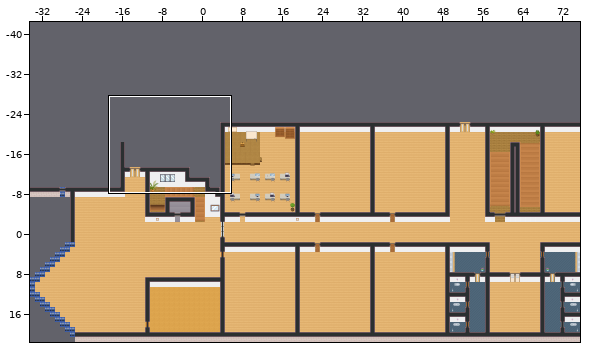
Tiled map, stored at Rohplan.tmx. Above, an overview of the earlier version with the close-up marked.
Close-up. Before the commit:
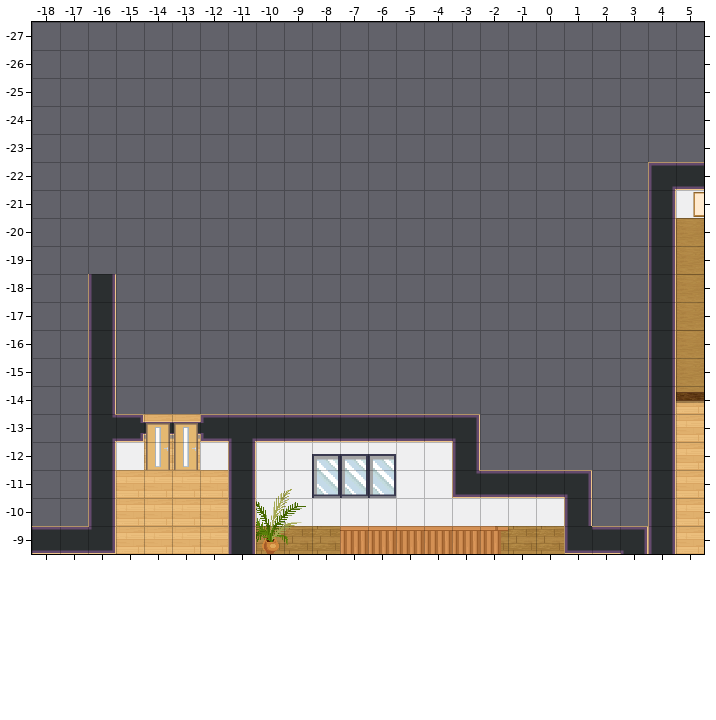
Cells are 32x32 px. Shown: x -18..5, y -27..-9. The commit also changed other parts of the map, which this record leaves out.
After:
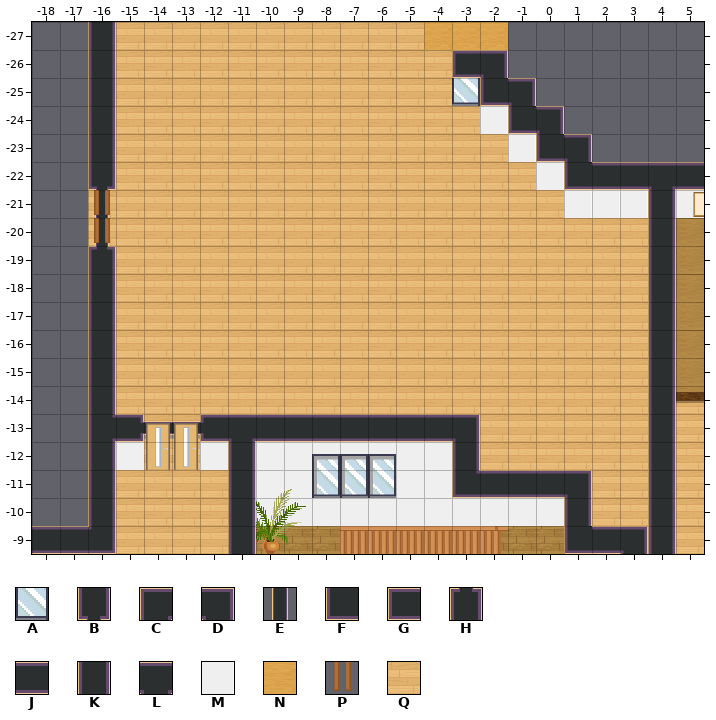
Key: from "Interiors_free_32x32": A 467; from "WA_Room_Builder": B 11, C 28, D 29, E 36, F 50, G 58, H 61, J 94, K 102, L 160, M 206, N 378, P 879; from "tileset1": Q 0.
_ is an empty cell.
From old to new:
Layer "Boden":
y -27: x -15..-2 ______________ -> QQQQQQQQQQQNNN
y -26..-25: x -15..-4 ____________ -> QQQQQQQQQQQQ
y -24: x -15..-3 _____________ -> QQQQQQQQQQQQQ
y -23: x -15..-2 ______________ -> QQQQQQQQQQQQQQ
y -22: x -15..-1 _______________ -> QQQQQQQQQQQQQQQ
y -21: x -16..0 _________________ -> QQQQQQQQQQQQQQQQQ
y -20: x -16..3 ____________________ -> QQQQQQQQQQQQQQQQQQQQ
y -19..-14: x -15..3 ___________________ -> QQQQQQQQQQQQQQQQQQQ
y -13..-12: x -2..3 ______ -> QQQQQQ
y -11..-10: x 2..3 __ -> QQ
Layer "Wände":
y -27: x -16 _ -> K
y -26: x -16 _ -> K; x -3..-2 __ -> GD
y -25: x -16 _ -> K; x -3..-1 ___ -> AFD
y -24: x -16 _ -> K; x -2..0 ___ -> MFD
y -23: x -16 _ -> K; x -1..1 ___ -> MFD
y -22: x -16 _ -> B; x 0..4 ____C -> MFJJL
y -21: x -16 _ -> E; x 1..3 ___ -> MMM
y -20: x -16 _ -> E
y -19: x -16 _ -> H
Layer "Tueren":
y -21..-20: x -16 _ -> P
Boxes around the changes in both close-ups, in picture pixels (x1, y1, x2, y2):
changed: (88, 22, 652, 526)
